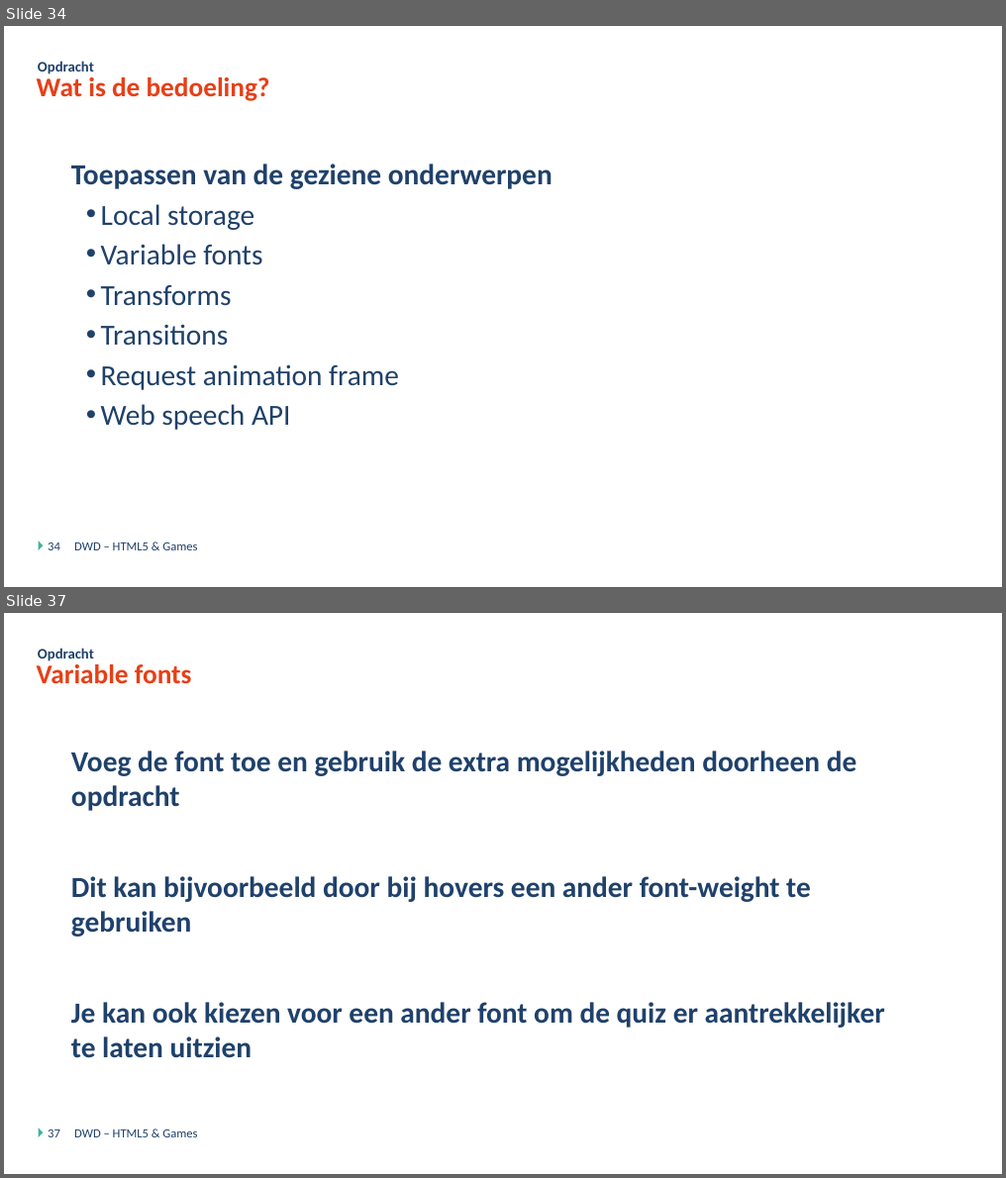
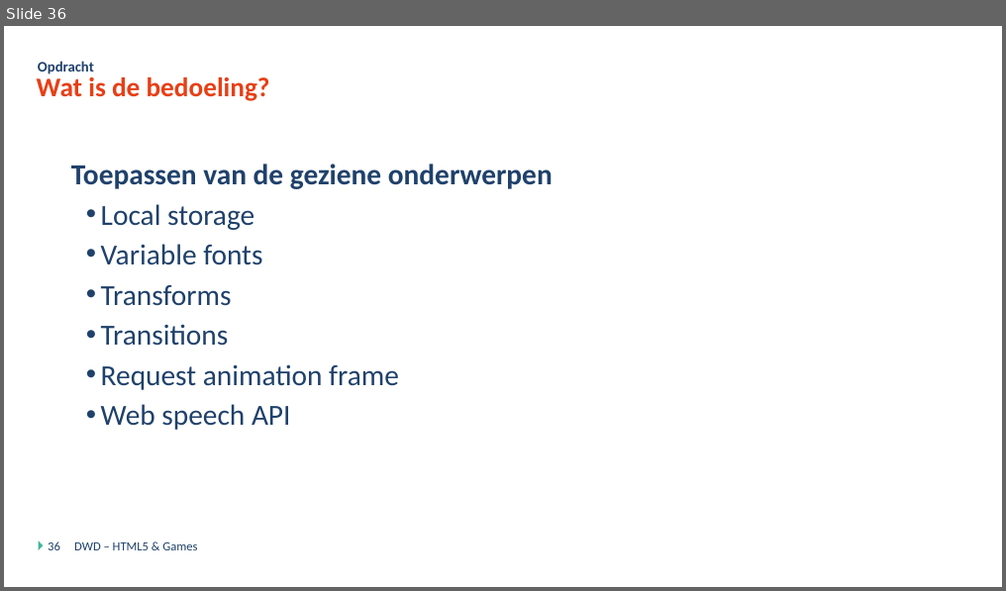
Before and after one commit to DmitriyVdE/Odisee_Bru_Dyn_Web_Dev_Opdracht, a slide deck: DWD - Javascript Games - Theorie.pptx. Shown one above the other, each under a label of ours: slides 34 and 37 before the commit, slide 36 after it; the slides between them are not shown. The pictures are 1006x1178 and 1006x591 pixels, drawn with LibreOffice and Linux fonts; fonts in the diff are those of the drawing; background and template pictures are left out. Boxes give left, top, right and bottom in pixels: in the first picture for what was removed or moved away, otherwise in the second. Text is boxed around its words. In the diff, an @@ line names an element or a change of style, - is before the commit and + after.

```diff
--- a/DWD - Javascript Games - Theorie.pptx
+++ b/DWD - Javascript Games - Theorie.pptx
@@ slide 37 removed at [4, 613, 1002, 1174], background #FFFFFF; not listed: 1 template element that a slide beside it also shows @@
@@ title removed at [37, 664, 192, 684] @@
-Variable fonts
@@ text removed at [38, 648, 94, 662] @@
-Opdracht
@@ text removed at [71, 751, 885, 1059] @@
-Voeg de font toe en gebruik de extra mogelijkheden doorheen de opdracht
-Dit kan bijvoorbeeld door bij hovers een ander font-weight te gebruiken
-Je kan ook kiezen voor een ander font om de quiz er aantrekkelijker te laten uitzien
@@ page number removed at [48, 1130, 60, 1138] @@
-37
@@ text removed at [74, 1130, 197, 1138] @@
-DWD – HTML5 & Games
@@ what was slide 34 is now slide 36 @@
@@ page number at [48, 542, 60, 551]: text changed @@
-34
+36
```
Also in this commit, not shown: 3 slides changed, 1 slide added, 5 other slides removed, 17 other files.
